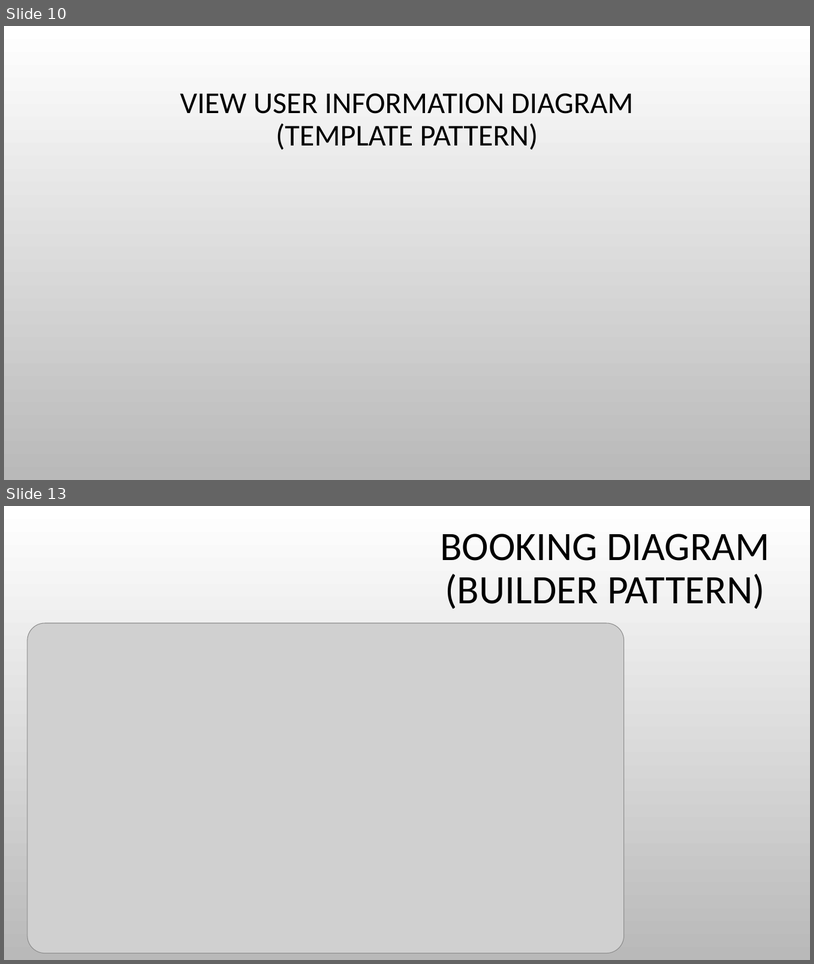
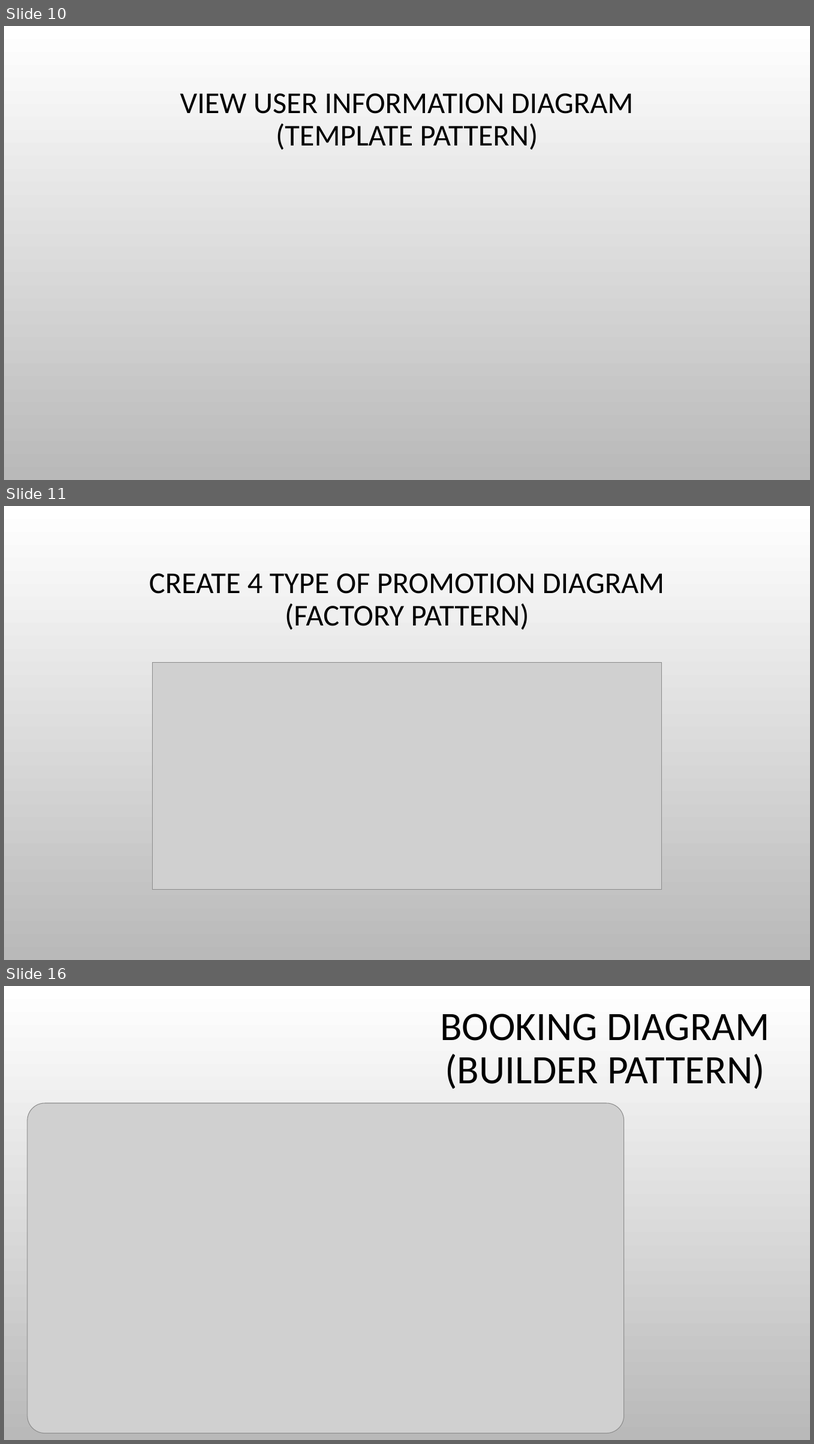
Before and after one commit to thonguyen1302/ProjectASD_Design_pattern, a slide deck: Hotel managed system.pptx. Shown one above the other, each under a label of ours: slides 10 and 13 before the commit, slides 10, 11 and 16 after it; the slides between them are not shown. The pictures are 814x964 and 814x1444 pixels, drawn with LibreOffice and Linux fonts; fonts in the diff are those of the drawing; grey boxes stand for pictures; background and template pictures are left out. Boxes give left, top, right and bottom in pixels: in the first picture for what was removed or moved away, otherwise in the second. Text is boxed around its words. In the diff, an @@ line names an element or a change of style, - is before the commit and + after.

Commit message:
Updated slides for promotion

```diff
--- a/Hotel managed system.pptx
+++ b/Hotel managed system.pptx
@@ slide 11 added at <box>4,506,810,960</box>, background picture (left out) @@
@@ title added at <box>149,573,665,630</box>, 36 pt, text #000000 @@
+CREATE 4 TYPE OF PROMOTION DIAGRAM
+(FACTORY PATTERN)
@@ picture added at <box>152,663,662,889</box> @@
@@ what was slide 13 is now slide 16 @@
```
Also in this commit, not shown: 3 slides changed, 2 other slides added, 6 other files.
